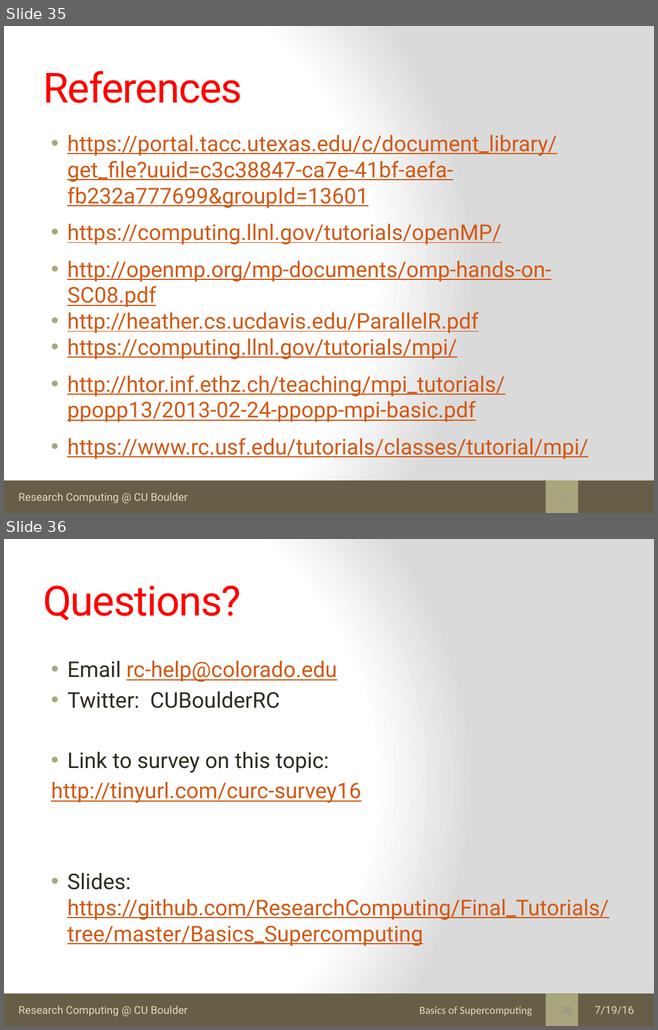
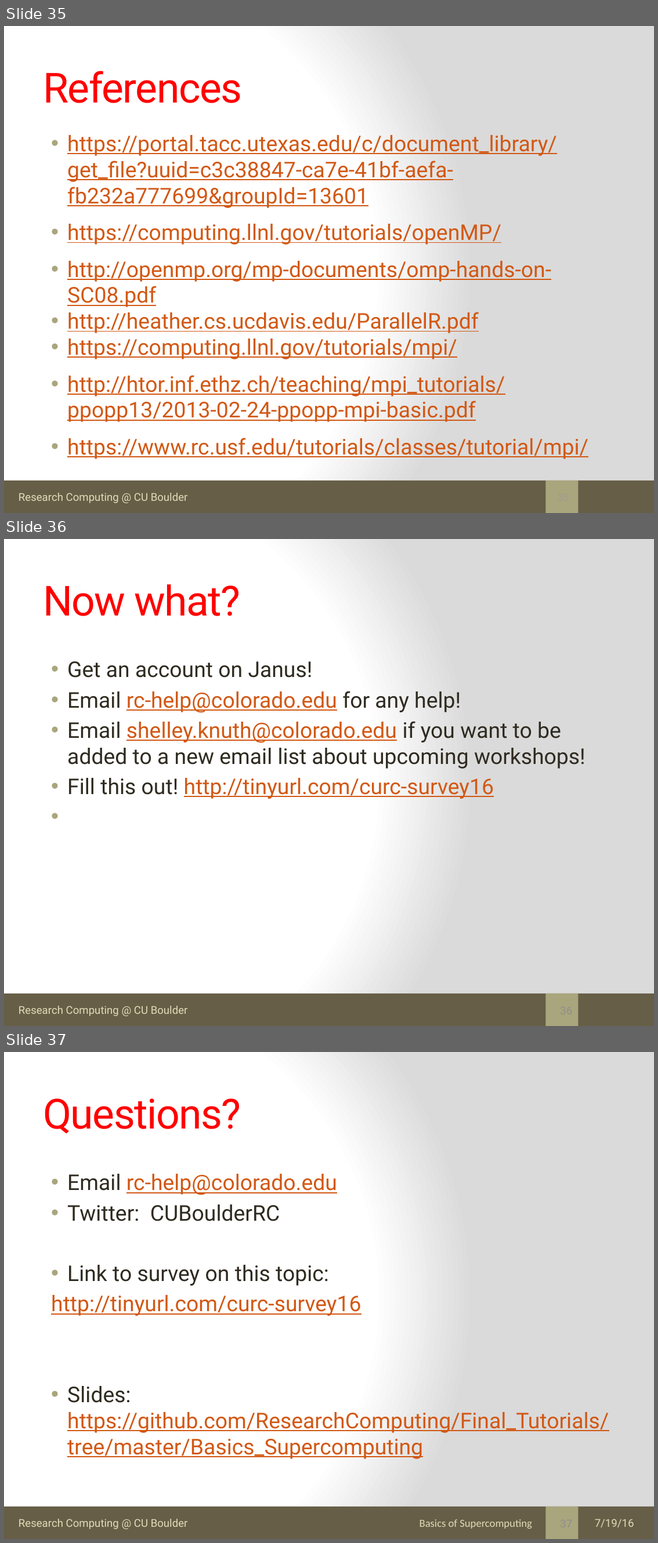
Before and after one commit to kkwinner/Final_Tutorials, a slide deck: Basics_Supercomputing/how_parallel_program.pptx. Shown one above the other, each under a label of ours: slides 35 and 36 before the commit, slides 35, 36 and 37 after it. The pictures are 658x1030 and 658x1543 pixels, drawn with LibreOffice and Linux fonts; fonts in the diff are those of the drawing. Boxes give left, top, right and bottom in pixels: in the first picture for what was removed or moved away, otherwise in the second. Text is boxed around its words. In the diff, an @@ line names an element or a change of style, - is before the commit and + after.

Commit message:
Added info to parallel programming talk

```diff
--- a/Basics_Supercomputing/how_parallel_program.pptx
+++ b/Basics_Supercomputing/how_parallel_program.pptx
@@ slide 36 added at [4, 539, 654, 1026], background gradient #FFFFFF to #DADADA; not listed: 3 template elements that a slide beside it also shows @@
@@ title added at [43, 584, 240, 616], 46 pt, text #FF0000 @@
+Now what?
@@ text added at [67, 661, 585, 799], 24 pt, text #2F2B20 @@
+• Get an account on Janus!
+• Email rc-help@colorado.edu for any help!
+• Email shelley.knuth@colorado.edu if you want to be added to a new email list about upcoming workshops!
+• Fill this out! http://tinyurl.com/curc-survey16
@@ what was slide 36 is now slide 37 @@
```
